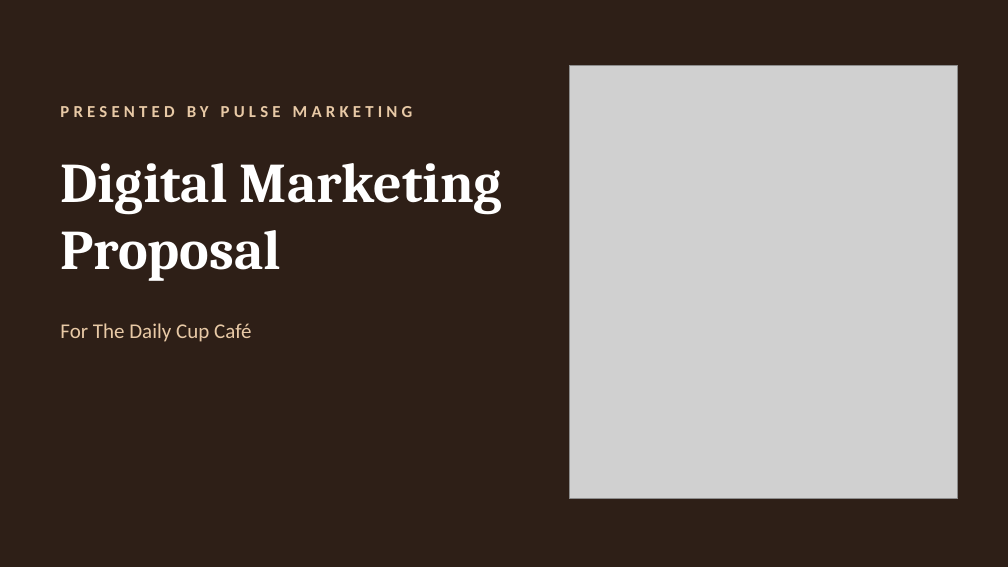
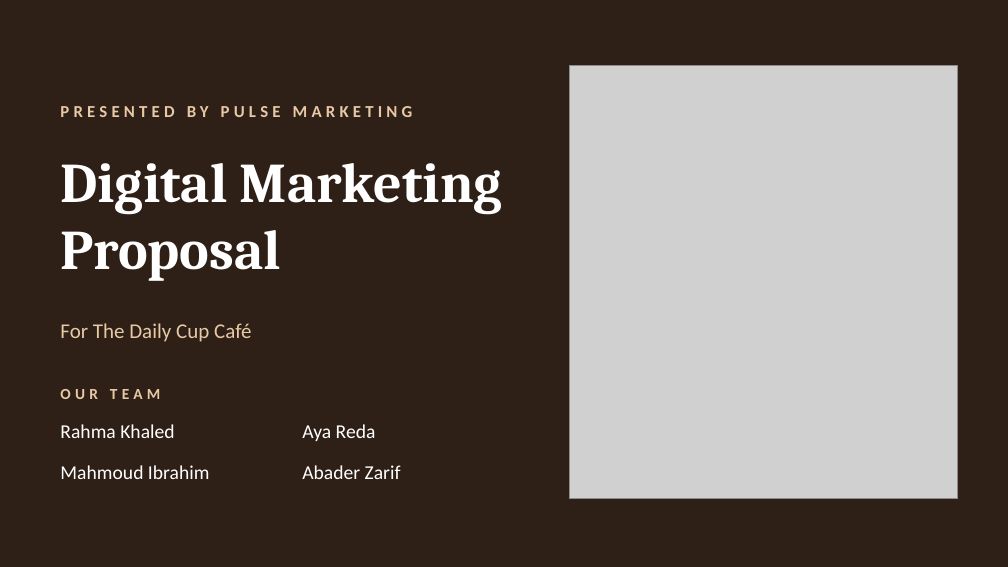
Before and after one commit to RahmaOshba/RahmaOshba, a slide deck: slide 1 of Cafe_Marketing_Proposal.pptx. Drawn at 1008x567 pixels with LibreOffice and Linux fonts; fonts in the diff are those of the drawing; grey boxes stand for pictures. Boxes give left, top, right and bottom in pixels: in the first picture for what was removed or moved away, otherwise in the second. Text is boxed around its words. In the diff, an @@ line names an element or a change of style, - is before the commit and + after.

```diff
--- a/Cafe_Marketing_Proposal.pptx
+++ b/Cafe_Marketing_Proposal.pptx
@@ text added at <box>60,389,160,399</box>, 11 pt, text #E8C9A6, bold @@
+OUR TEAM
@@ text added at <box>60,424,174,438</box>, 14 pt, text #FFFFFF @@
+Rahma Khaled
@@ text added at <box>302,424,376,441</box>, 14 pt, text #FFFFFF @@
+Aya Reda
@@ text added at <box>60,465,210,479</box>, 14 pt, text #FFFFFF @@
+Mahmoud Ibrahim
@@ text added at <box>302,465,401,479</box>, 14 pt, text #FFFFFF @@
+Abader Zarif
```
Also in this commit, not shown: 1 other file.
